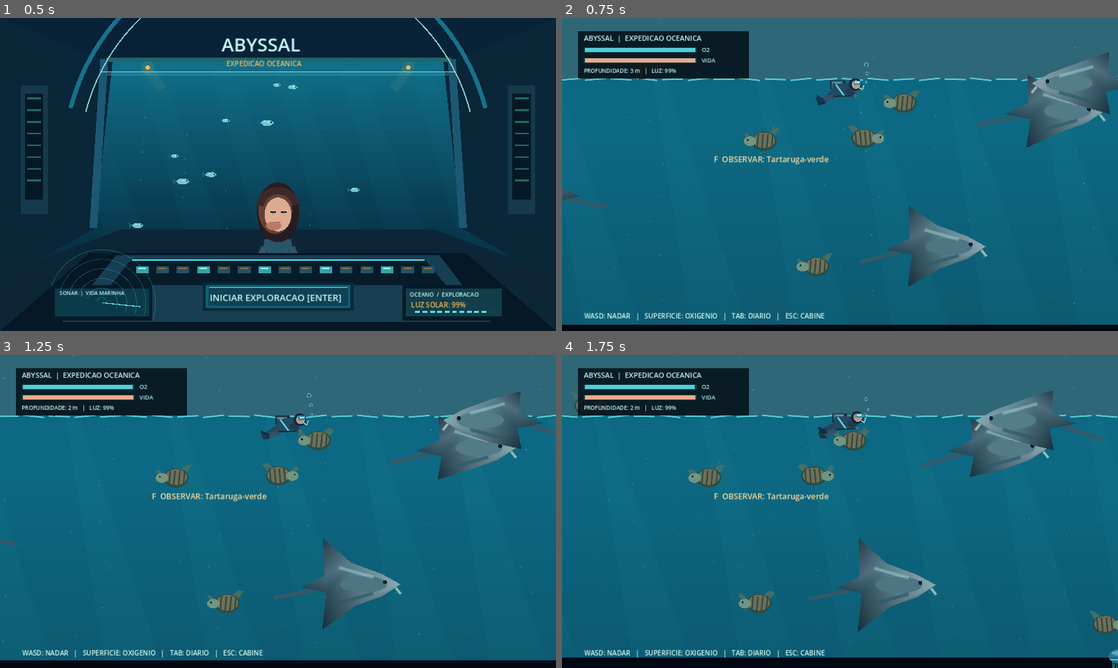
Above: before the commit, frames 1-4 (two rows, left to right).
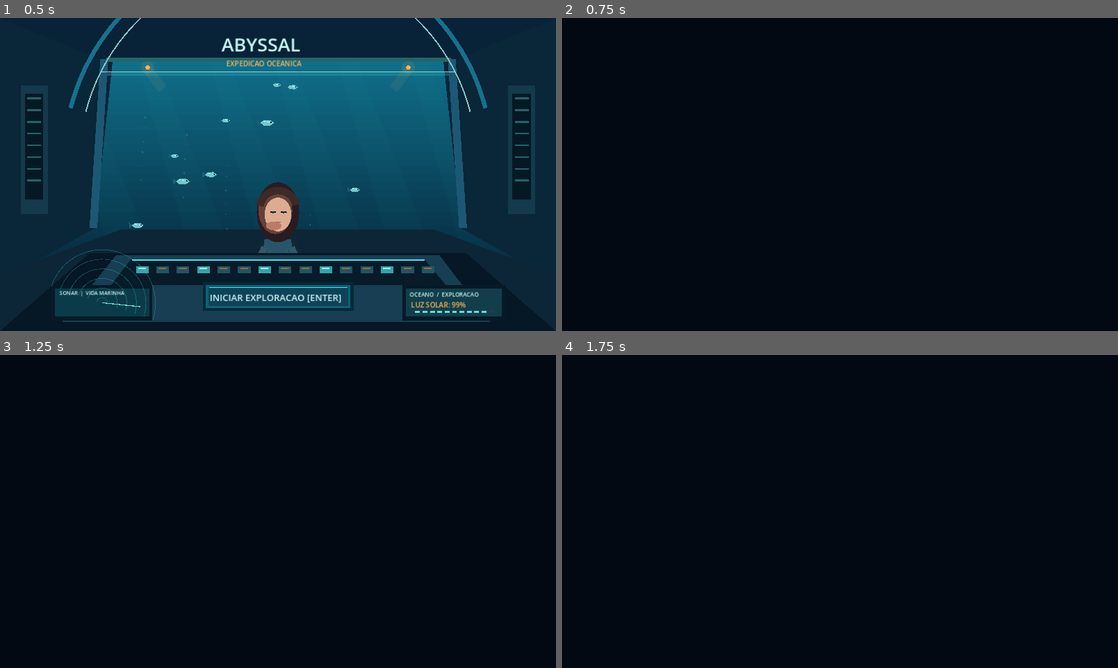
Above: after the commit, the same moments.

Repository: Esaneto/Abyssal
Game: Godot game, scene res://scenes/main.tscn
The game is run twice, just before and just after one commit, with the same random seed, the same clock (stepped at 60 frames per second) and the same inputs.
Inputs (mouse positions are in pixels of both pictures, inside the frame that each line leads up to):
- Up to frame 1 (0.5 s): no input
- Up to frame 2 (0.75 s): tap Enter at 0.5 s; move the mouse to (962, 158) at 0.52 s; hold D (move_right) from 0.53 s (still down); tap I at 0.6 s; click (962, 158) at 0.67 s
- Up to frame 3 (1.25 s): keep holding D (move_right); tap Space at 0.77 s; tap M at 0.8 s
- Up to frame 4 (1.75 s): release D (move_right) at 1.25 s; drag from (728, 527) to (812, 574) at 1.27 s

Frame 1 is identical in both runs. In frame 2, 95% of the frame differs, in the area x 0-100%, y 0-98%; in frame 3, 94%; in frame 4, 93%.
Error after the commit: Parse Error: Cannot infer the type of "checkpoint" variable because the value doesn't have a set type. (res://scripts/ocean_expedition.gd:99)

Commit message:
feat(godot): align 24k x 21k world and integrate exploration progress, actions and resource runtime hooks

Diff:
--- a/godot-client/scripts/ocean_expedition.gd
+++ b/godot-client/scripts/ocean_expedition.gd
@@ -3,11 +3,12 @@
 ## ecological life distribution, biological discoveries, and native diving.
 const DiverScript = preload("res://scripts/diver_native.gd")
 const Ecology = preload("res://scripts/marine_ecology.gd")
+const Deposits = preload("res://scripts/geological_resources.gd")
 
 const MAP_W := 24000.0
-const MAP_H := 14000.0
+const MAP_H := 21000.0
 const SURFACE_Y := 75.0
-const PIXELS_PER_METER := 10.0
+const OCEAN_MAX_DEPTH_METERS := 2200.0
 const DAY_DURATION_SECONDS := 420.0
 const CHUNK_W := 570.0
 const CHUNK_H := 450.0
@@ -33,8 +34,21 @@
 var nearest: Dictionary = {}
 var nearby_distance := INF
 var last_observed_id := ""
+var progress: RefCounted
+var deposits: RefCounted
+var visible_deposits: Array[Dictionary] = []
+var nearest_deposit: Dictionary = {}
+var extraction_time := 0.0
+var resource_refresh := 0.0
+var chart_open := false
+var inventory_open := false
+var status_message := ""
+var status_until := 0.0
+var visited_cell := ""
+
 
 func _ready() -> void:
+	deposits = Deposits.new()
 	_build_terrain_collision()
 	for rock in ROCKS:
 		_build_rock_collider(rock)
@@ -56,17 +70,47 @@
 	diver.add_child(camera)
 	set_process(true)
 
+func set_progress(profile_state: RefCounted) -> void:
+	progress = profile_state
+	sky_time = progress.sun_time()
+	discovered = (progress.profile["observed"] as Dictionary).duplicate(true)
+
+func depth_at_y(y: float) -> float:
+	return clampf((y - SURFACE_Y) / (MAP_H - SURFACE_Y), 0.0, 1.0) * OCEAN_MAX_DEPTH_METERS
+
+func is_navigable(point: Vector2, clearance: float = 22.0) -> bool:
+	if point.x < clearance or point.x > MAP_W - clearance:
+		return false
+	if point.y < SURFACE_Y or point.y > MAP_H - clearance:
+		return false
+	if point.y + clearance >= _seafloor_y(point.x):
+		return false
+	for rock in ROCKS:
+		var origin: Vector2 = rock["pos"]
+		if point.distance_to(origin) <= float(rock["radius"]) * 1.02 + clearance:
+			return false
+	return true
+
 func begin_expedition() -> void:
 	active = true
 	visible = true
 	process_mode = Node.PROCESS_MODE_INHERIT
 	camera.enabled = true
-	diver.global_position = SPAWN
+	var checkpoint := progress.get_checkpoint() if progress != null else SPAWN
+	diver.global_position = checkpoint if is_navigable(checkpoint, 67.0) else SPAWN
+	if progress != null:
+		diver.call("configure_equipment", progress.research_level("oxygenTank"),
+			progress.research_level("pressureSuit"))
 	diver.recover()
 	field_guide_open = false
+	inventory_open = false
+	chart_open = false
+	_refresh_deposits()
 	queue_redraw()
 
 func end_expedition() -> void:
+	if progress != null:
+		progress.set_checkpoint(diver.global_position, sky_time)
 	active = false
 	camera.enabled = false
 	visible = false
@@ -78,6 +122,16 @@
 	time_s += delta
 	sky_time += delta
 	_update_nearest()
+	resource_refresh -= delta
+	if resource_refresh <= 0.0:
+		resource_refresh = 0.33
+		_refresh_deposits()
+	_update_extraction(delta)
+	if progress != null:
+		var cell := str(int(floor(diver.position.x / 1200.0))) + ":" + str(int(floor(diver.position.y / 1200.0)))
+		if cell != visited_cell:
+			visited_cell = cell
+			progress.visit(int(floor(diver.position.x / 1200.0)), int(floor(diver.position.y / 1200.0)))
 	queue_redraw()
 
 func _unhandled_input(event: InputEvent) -> void:
@@ -86,12 +140,30 @@
 	if event is InputEventKey and event.pressed and not event.echo:
 		if event.keycode == KEY_TAB:
 			field_guide_open = not field_guide_open
-			get_viewport().set_input_as_handled()
+			inventory_open = false
+			chart_open = false
+		elif event.keycode == KEY_I:
+			inventory_open = not inventory_open
+			field_guide_open = false
+			chart_open = false
+		elif event.keycode == KEY_M:
+			chart_open = not chart_open
+			field_guide_open = false
+			inventory_open = false
+		elif event.keycode == KEY_1 and progress != null:
+			progress.select_tool("abyssPickaxe")
+		elif event.keycode == KEY_2 and progress != null:
+			progress.select_tool("emptyCylinder")
 		elif event.keycode == KEY_F and not nearest.is_empty():
 			discovered[nearest["id"]] = true
 			last_observed_id = nearest["id"]
+			if progress != null:
+				var is_new: bool = progress.observe(str(nearest["id"]))
+				_set_status("NOVA ESPECIE OBSERVADA" if is_new else "ESPECIE JA REGISTRADA")
 			field_guide_open = true
-			get_viewport().set_input_as_handled()
+			inventory_open = false
+			chart_open = false
+		get_viewport().set_input_as_handled()
 
 func _build_terrain_collision() -> void:
 	var body := StaticBody2D.new()
@@ -100,8 +172,8 @@
 	body.collision_mask = 0
 	var polygon := CollisionPolygon2D.new()
 	var vertices := PackedVector2Array()
-	for ix in range(0, 241):
-		var x := float(ix) * 100.0
+	for ix in range(0, 751):
+		var x := float(ix) * 32.0
 		vertices.append(Vector2(x, _seafloor_y(x)))
 	vertices.append(Vector2(MAP_W, MAP_H + 1000.0))
 	vertices.append(Vector2(0, MAP_H + 1000.0))
@@ -133,7 +205,7 @@
 func _seafloor_y(x: float) -> float:
 	# Continental shelf descends to an enormous abyss to the far right.
 	var continental := clampf((x - 2600.0) / 17200.0, 0.0, 1.0)
-	var base := lerpf(1350.0, 13360.0, pow(continental, 1.32))
+	var base := lerpf(1350.0, 20200.0, pow(continental, 1.32))
 	return base + 76.0 * sin(x / 390.0) + 39.0 * sin(x / 109.0)
 
 func _sunlight() -> float:
@@ -146,7 +218,7 @@
 
 func _visible_bounds() -> Rect2:
 	# Extra margin covers camera smoothing and 0.91 zoom.
-	return Rect2(diver.position - Vector2(910, 590), Vector2(1820, 1180))
+	return Rect2(camera.get_screen_center_position() - Vector2(910, 590), Vector2(1820, 1180))
 
 func _draw() -> void:
 	if not active:
@@ -158,6 +230,7 @@
 	_draw_seafloor(area)
 	_draw_landmark_rocks(area)
 	_draw_kelps(area)
+	_draw_resources()
 	_draw_fauna(area)
 	_draw_deep_visibility(area)
 	_draw_hud()
@@ -169,7 +242,7 @@
 	var solar := _sunlight()
 	for i in range(bands):
 		var y := area.position.y + float(i) * band_h
-		var d := maxf(0.0, (y - SURFACE_Y) / PIXELS_PER_METER)
+		var d := depth_at_y(y)
 		var fade := exp(-d / 260.0)
 		var tint := Color("#03101e").lerp(Color("#0e6d88"), clampf(fade * solar, 0.0, 0.95))
 		draw_rect(Rect2(area.position.x, y, area.size.x, band_h + 1.5), tint)
@@ -266,7 +339,7 @@
 			draw_line(pos + Vector2(cos(a), sin(a)) * r * 0.21,
 				pos + Vector2(cos(bend), sin(bend)) * r * 0.73,
 				Color(0.036, 0.13, 0.18, 0.58), 2.1, true)
-		var depth := maxf(0.0, (pos.y - SURFACE_Y) / PIXELS_PER_METER)
+		var depth := depth_at_y(pos.y)
 		if depth < 200.0:
 			# Shallow encrusting life catches daylight.
 			for k in range(5):
@@ -284,7 +357,7 @@
 	for i in range(24):
 		var x := float(start + i) * 115.0
 		var base := _seafloor_y(x)
-		var depth := (base - SURFACE_Y) / PIXELS_PER_METER
+		var depth := depth_at_y(base)
 		if base < area.position.y - 150.0 or base > area.end.y + 300.0 or depth > 200.0:
 			continue
 		var stalk_height := 90.0 + 115.0 * absf(sin(float(i + start) * 1.2))
@@ -305,7 +378,7 @@
 	var min_x := maxi(0, int(floor(area.position.x / CHUNK_W)) - 1)
 	var max_x := mini(43, int(ceil(area.end.x / CHUNK_W)) + 1)
 	var min_y := maxi(0, int(floor(area.position.y / CHUNK_H)) - 1)
-	var max_y := mini(31, int(ceil(area.end.y / CHUNK_H)) + 1)
+	var max_y := mini(47, int(ceil(area.end.y / CHUNK_H)) + 1)
 	for cy in range(min_y, max_y + 1):
 		for cx in range(min_x, max_x + 1):
 			# Deterministic sector sampling, with population decreasing with depth.
@@ -319,7 +392,7 @@
 				var bottom_distance := _seafloor_y(base.x) - base.y
 				if bottom_distance < 75.0:
 					continue
-				var depth := maxf(0.0, (base.y - SURFACE_Y) / PIXELS_PER_METER)
+				var depth := depth_at_y(base.y)
 				var pool := Ecology.candidates_at(depth, bottom_distance)
 				if pool.is_empty():
 					continue
@@ -364,7 +437,7 @@
 	for creature in _creatures_in_view(area):
 		var pos: Vector2 = creature["pos"]
 		var info: Dictionary = creature["info"]
-		var d := maxf(0.0, (pos.y - SURFACE_Y) / PIXELS_PER_METER)
+		var d := depth_at_y(pos.y)
 		var light := _water_light(d)
 		Ecology.paint(self, info["id"], pos, creature["dir"], time_s,
 			float(info["length_px"]), light)
@@ -385,7 +458,7 @@
 func _draw_deep_visibility(area: Rect2) -> void:
 	# Fading peripheral vision and an underwater lamp reinforce unease at depth.
 	# The darkness never conceals the HUD, which is drawn afterward.
-	var depth := maxf(0.0, (diver.position.y - SURFACE_Y) / PIXELS_PER_METER)
+	var depth := depth_at_y(diver.position.y)
 	var dark := clampf((depth - 165.0) / 880.0 * 0.72 + (1.0 - _sunlight()) * 0.19, 0.0, 0.76)
 	if dark < 0.045:
 		return
